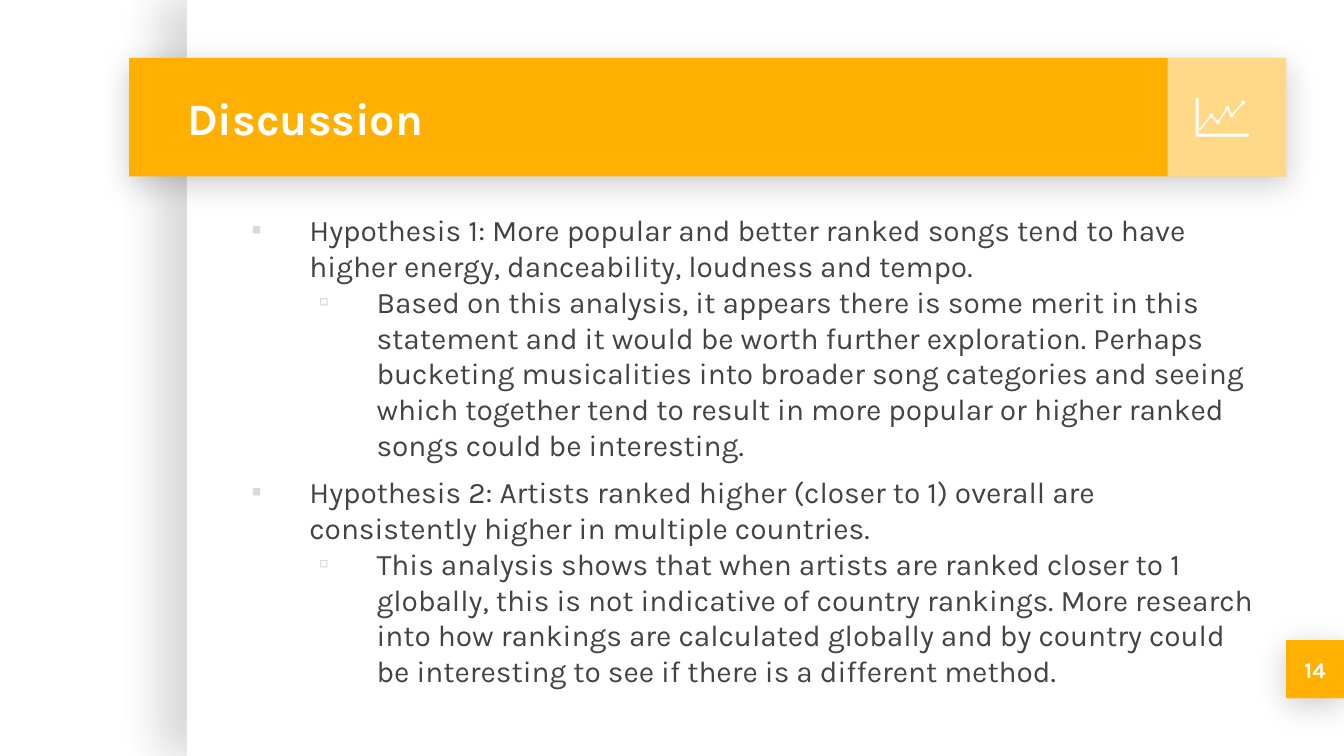
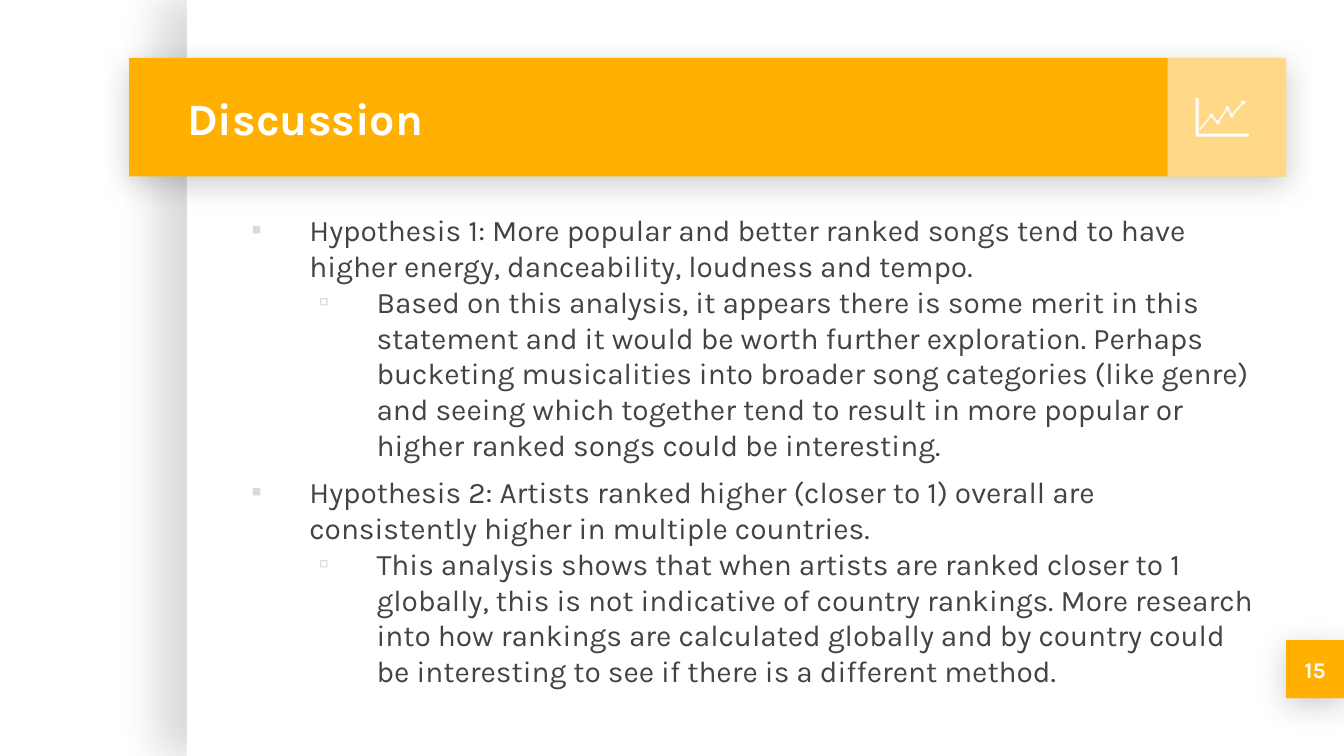
Before and after one commit to michellesimek/project_1, a slide deck: slide 15 of Project 1 PPT.pptx (slide 14 before the commit). Drawn at 1344x756 pixels with LibreOffice and Linux fonts; fonts in the diff are those of the drawing; background and template pictures are left out. Boxes give left, top, right and bottom in pixels: in the first picture for what was removed or moved away, otherwise in the second. Text is boxed around its words. In the diff, an @@ line names an element or a change of style, - is before the commit and + after.

```diff
--- a/Project 1 PPT.pptx
+++ b/Project 1 PPT.pptx
@@ text at [377,292,1249,464]: text changed @@
-  ▫ Based on this analysis, it appears there is some merit in this statement and it would be worth further exploration. Perhaps bucketing musicalities into broader song categories and seeing which together tend to result in more popular or higher ranked songs could be interesting.
+  ▫ Based on this analysis, it appears there is some merit in this statement and it would be worth further exploration. Perhaps bucketing musicalities into broader song categories (like genre) and seeing which together tend to result in more popular or higher ranked songs could be interesting.
@@ page number at [1305,663,1326,679]: text changed @@
-14
+15
```
Also in this commit, not shown: 6 other slides changed, 1 slide added.
